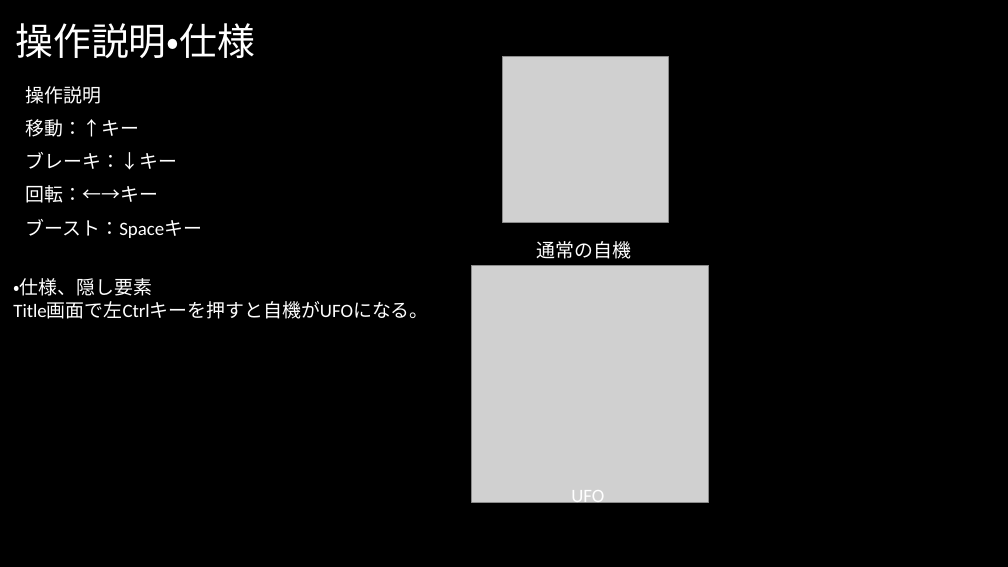
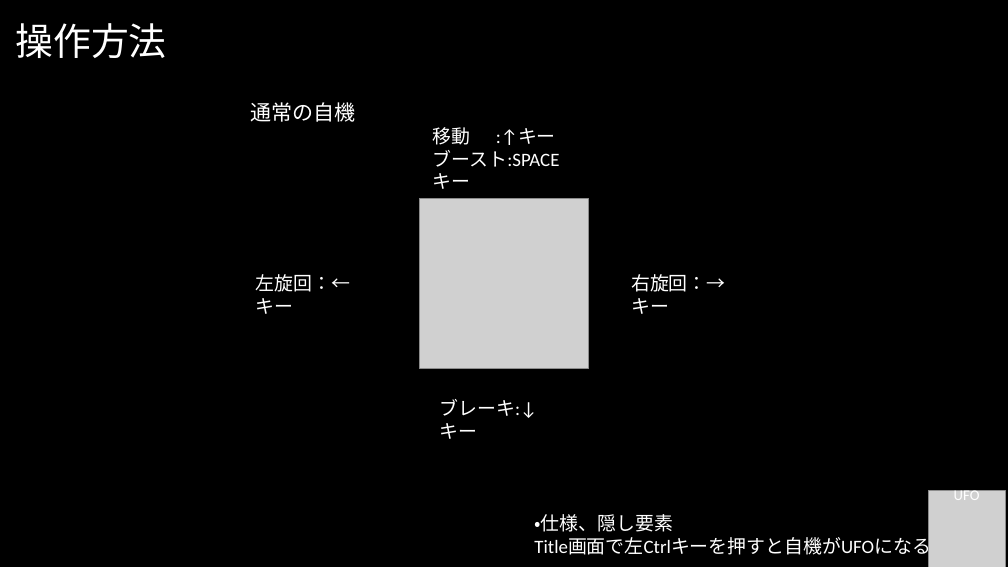
Before and after one commit to team20190422/GroupProject, a slide deck: slide 6 of SWING-BY.pptx (slide 7 before the commit). Drawn at 1008x567 pixels with LibreOffice and Linux fonts; fonts in the diff are those of the drawing; grey boxes stand for pictures; background and template pictures are left out. Boxes give left, top, right and bottom in pixels: in the first picture for what was removed or moved away, otherwise in the second. Text is boxed around its words. In the diff, an @@ line names an element or a change of style, - is before the commit and + after.

```diff
--- a/SWING-BY.pptx
+++ b/SWING-BY.pptx
@@ title at (x1=16, y1=23, x2=167, y2=58): text changed @@
-操作説明・仕様
+操作方法
@@ text removed at (x1=26, y1=86, x2=202, y2=238) @@
-操作説明
-移動：↑キー
-ブレーキ：↓キー
-回転：←→キー
-ブースト：Spaceキー
@@ text "通常の自機" moved from (x1=537, y1=241, x2=631, y2=259) to (x1=251, y1=102, x2=356, y2=122) @@
@@ text "通常の自機" at (x1=251, y1=102, x2=356, y2=122): size 18 to 20 pt @@
@@ text added at (x1=433, y1=127, x2=560, y2=167), 18 pt, text #FFFFFF @@
+移動 :↑キー
+ブースト:SPACEキー
@@ picture resized from (x1=502, y1=56, x2=668, y2=222) to (x1=419, y1=199, x2=589, y2=369) @@
@@ text added at (x1=256, y1=274, x2=350, y2=314), 18 pt, text #FFFFFF @@
+左旋回：←キー
@@ text added at (x1=631, y1=274, x2=725, y2=314), 18 pt, text #FFFFFF @@
+右旋回：→キー
@@ text added at (x1=439, y1=399, x2=537, y2=439), 18 pt, text #FFFFFF @@
+ブレーキ:↓キー
@@ text "・仕様、隠し要素" moved from (x1=13, y1=278, x2=428, y2=319) to (x1=534, y1=514, x2=949, y2=558) @@
@@ picture resized from (x1=472, y1=265, x2=709, y2=502) to (x1=929, y1=491, x2=1006, y2=567) @@
@@ text "UFO" moved from (x1=571, y1=490, x2=604, y2=507) to (x1=954, y1=488, x2=980, y2=500) @@
@@ text "UFO" at (x1=954, y1=488, x2=980, y2=500): size 18 to 14 pt @@
```
Also in this commit, not shown: 4 other slides changed, 3 slides added, 3 slides removed.
